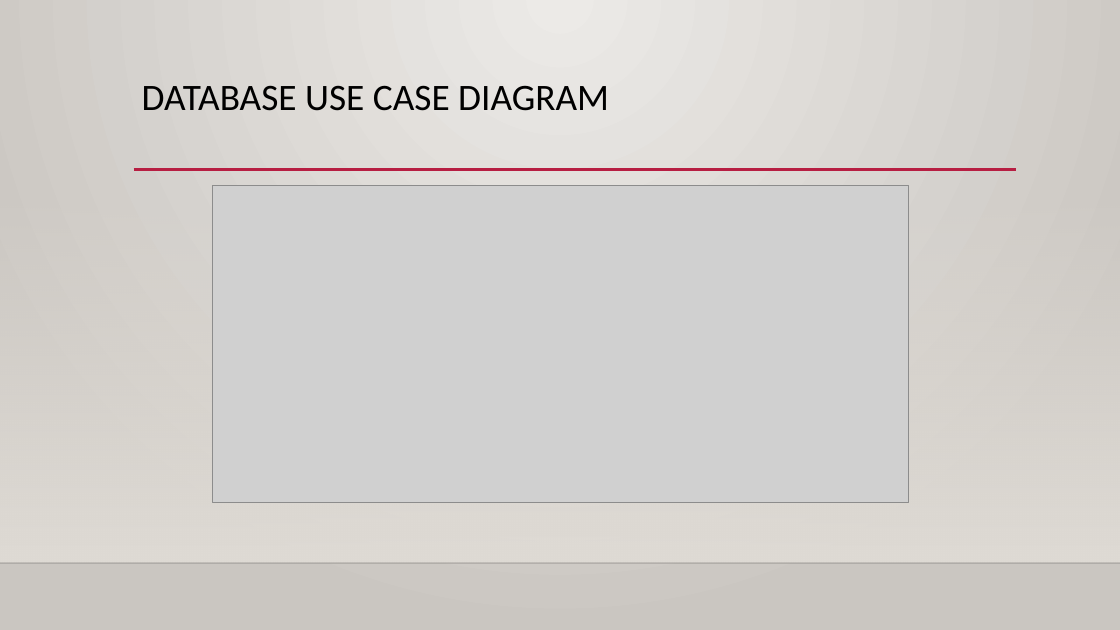
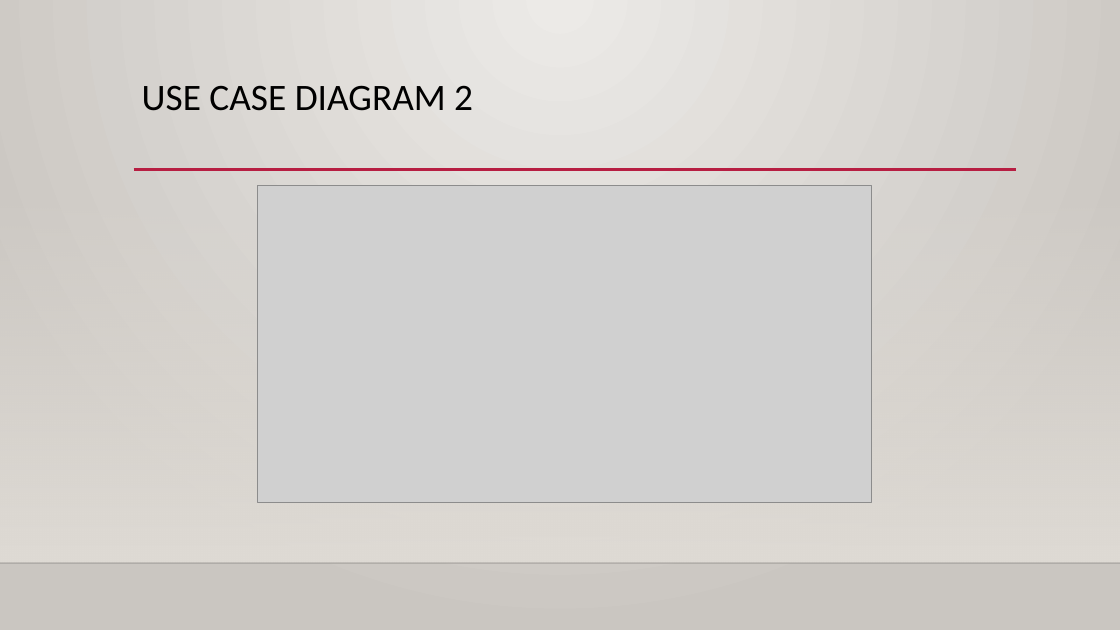
Before and after one commit to StewartSteven/Attend-In, a slide deck: slide 15 of Attend-in_Sprint1.pptx (slide 16 before the commit). Drawn at 1120x630 pixels with LibreOffice and Linux fonts; fonts in the diff are those of the drawing; grey boxes stand for pictures; background and template pictures are left out. Boxes give left, top, right and bottom in pixels: in the first picture for what was removed or moved away, otherwise in the second. Text is boxed around its words. In the diff, an @@ line names an element or a change of style, - is before the commit and + after.

```diff
--- a/Attend-in_Sprint1.pptx
+++ b/Attend-in_Sprint1.pptx
@@ title at box(142, 85, 473, 111): text changed @@
-DATABASE USE CASE DIAGRAM
+USE CASE DIAGRAM 2
@@ picture: place and size @@
-picture at box(213, 185, 908, 502)
+picture at box(257, 185, 872, 502)
```
Also in this commit, not shown: 4 other slides changed.
